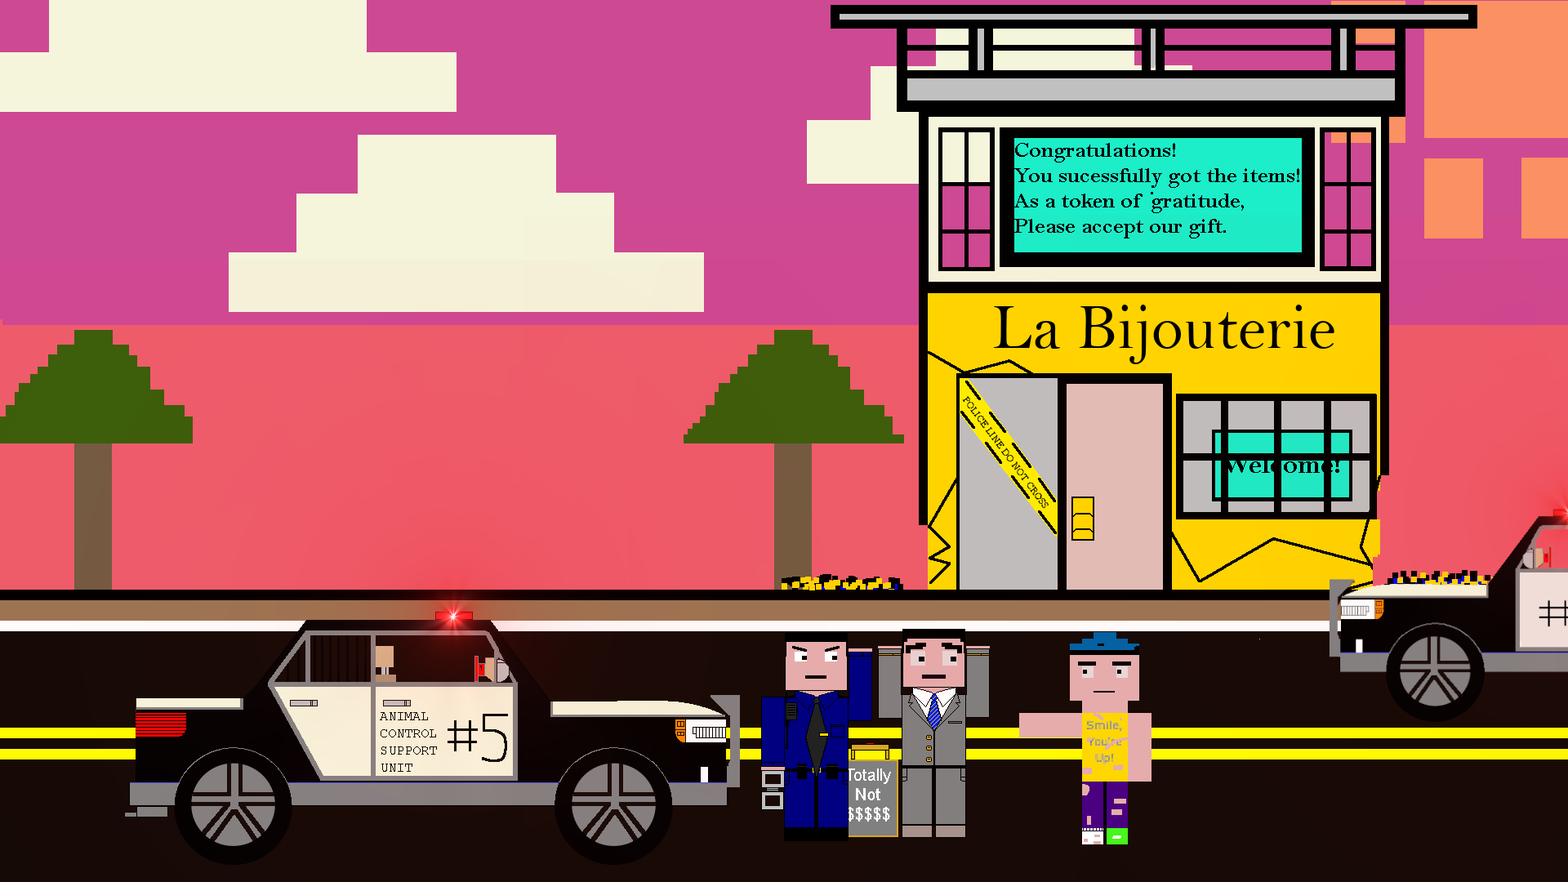
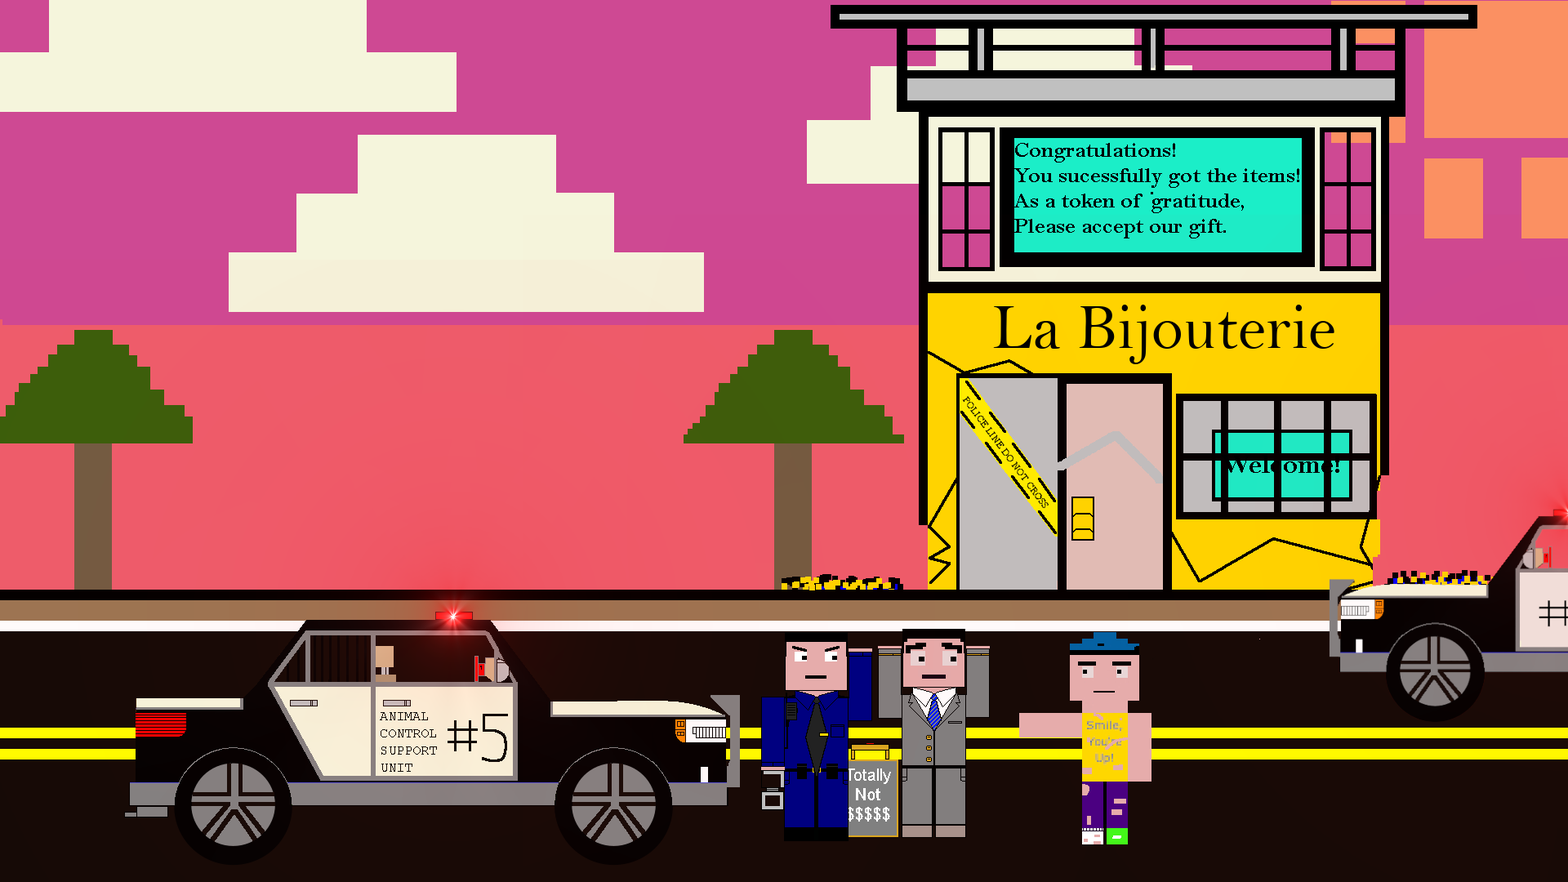
Before/after of a 1568x882 layered artwork. What changed in the layer stack:
added layer "Background copy #8" above "Background copy #7" over (x1=761, y1=431, x2=1163, y2=788)
hid "Background copy #7" over (x1=761, y1=431, x2=1163, y2=788)